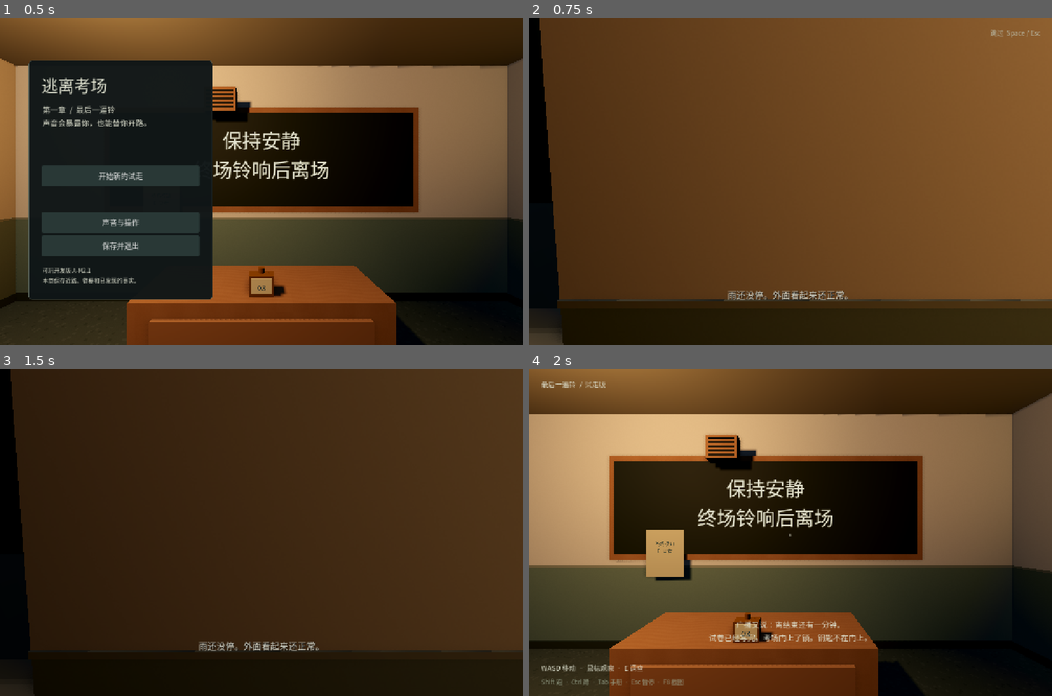
Above: before the commit, frames 1-4 (two rows, left to right).
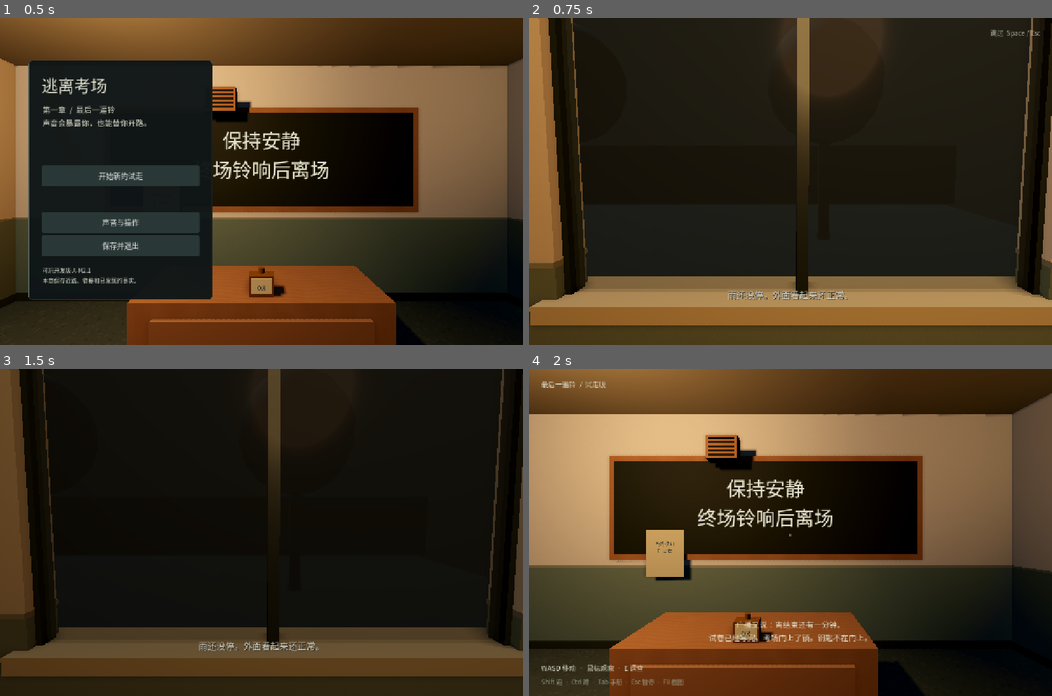
Above: after the commit, the same moments.

Repository: fangfangzhouhang/gta-style-unity-prototype
Game: Godot game, scene res://scenes/chapters/chapter_01.tscn
The game is run twice, just before and just after one commit, with the same random seed, the same clock (stepped at 60 frames per second) and the same inputs. Sound files missing from this copy of the repository are replaced by a short silence.
Inputs (mouse positions are in pixels of both pictures, inside the frame that each line leads up to):
- Up to frame 1 (0.5 s): no input
- Up to frame 2 (0.75 s): click "开始新的试走" at 0.5 s
- Up to frame 3 (1.5 s): tap Enter at 1.25 s; move the mouse to (376, 516) at 1.27 s; hold D (right) from 1.28 s (still down); hold Q (arm) from 1.28 s (still down); click (376, 516) at 1.42 s
- Up to frame 4 (2 s): keep holding D (right); keep holding Q (arm); tap Space at 1.52 s

Frame 1 is identical in both runs. In frame 2, 98% of the frame differs, in the area x 0-100%, y 0-100%; in frame 3, 91%; in frame 4, nothing differs.

Commit message:
art(prologue): ART-PROLOGUE-CAMS finalize P01–P09 camera poses
Replace placeholder SHOTS eye/look/fov with classroom-aligned finals
(per ART_PROLOGUE_CINEMATIC V2). VO/Skip/Alert/teacher AI untouched.
Box gl_compat evidence for P01/P03/P07; no visual PASS claimed.

Diff:
--- a/EscapeExamGodot/scripts/systems/prologue.gd
+++ b/EscapeExamGodot/scripts/systems/prologue.gd
@@ -5,24 +5,35 @@
 signal finished(skipped: bool)
 
 const FADE_SECONDS := 0.55
+## ART-PROLOGUE-CAMS 定稿机位（docs/ART_PROLOGUE_CINEMATIC_20261028.md + 教室几何）。
+## VO 九句勿改；仅 eye/look/fov（+时长窗内微调）。Alert 保持 hidden；P07 非跳脸。
 const SHOTS: Array[Dictionary] = [
-	{"id": "P01", "duration": 3.5, "eye": Vector3(-9.05, 1.60, -2.75), "look": Vector3(-14.0, 1.15, -2.75), "fov": 58.0,
+	# P01 ★ 西墙窗洞 z≈-5.4 内看雨幕（占位曾瞄实墙缝 z≈-2.75）
+	{"id": "P01", "duration": 3.5, "eye": Vector3(-8.75, 1.58, -5.35), "look": Vector3(-15.5, 1.05, -5.35), "fov": 58.0,
 		"vo": "雨还没停。外面看起来还正常。"},
-	{"id": "P02", "duration": 2.3, "eye": Vector3(-8.85, 1.58, -2.55), "look": Vector3(-9.55, 1.35, -2.2), "fov": 62.0,
+	# P02 同窗侧微横移 → 玻璃内课桌/灯管倒影
+	{"id": "P02", "duration": 2.3, "eye": Vector3(-8.55, 1.56, -4.95), "look": Vector3(-9.85, 1.40, -3.80), "fov": 63.0,
 		"vo": "灯还亮着。广播还没开始催。"},
-	{"id": "P03", "duration": 3.0, "eye": Vector3(-5.4, 1.55, 0.55), "look": Vector3(-4.1, 1.75, -0.7), "fov": 52.0,
+	# P03 ★ WClockLabel「考场←」廊侧可读（标签在 x≈-2.88 墙东面朝 -X）
+	{"id": "P03", "duration": 3.0, "eye": Vector3(-1.95, 1.68, -0.55), "look": Vector3(-2.88, 2.08, -0.50), "fov": 48.0,
 		"vo": "校牌偏了一点。像有人刚碰过。"},
-	{"id": "P04", "duration": 2.3, "eye": Vector3(-8.15, 1.25, -2.55), "look": Vector3(-8.5, 0.85, -3.05), "fov": 44.0,
+	# P04 ExamSheet 终场须知 (-7.8,1.35,-7.73) 近读规章笔迹
+	{"id": "P04", "duration": 2.3, "eye": Vector3(-7.55, 1.35, -6.90), "look": Vector3(-7.80, 1.35, -7.73), "fov": 44.0,
 		"vo": "规章边角多了一行手写。印刷体里不该有它。"},
-	{"id": "P05", "duration": 2.3, "eye": Vector3(-8.35, 1.45, -2.55), "look": Vector3(-8.5, 0.78, -3.0), "fov": 47.0,
+	# P05 Desk00 卷面 Paper00 (-8.5,0.768,-3) 俯角印章
+	{"id": "P05", "duration": 2.3, "eye": Vector3(-8.30, 1.38, -2.30), "look": Vector3(-8.50, 0.78, -3.05), "fov": 47.0,
 		"vo": "印章的印泥还没干。"},
-	{"id": "P06", "duration": 2.8, "eye": Vector3(-6.5, 1.62, -1.2), "look": Vector3(-6.5, 1.55, -6.5), "fov": 72.0,
+	# P06 走道中景 → 讲台；教师 frozen 剪影将入
+	{"id": "P06", "duration": 2.8, "eye": Vector3(-6.50, 1.62, -1.35), "look": Vector3(-6.50, 1.55, -6.55), "fov": 72.0,
 		"vo": "讲台那边站着人。他不坐。"},
-	{"id": "P07", "duration": 3.5, "eye": Vector3(-6.5, 1.72, -5.15), "look": Vector3(-6.5, 1.78, -6.35), "fov": 38.0,
+	# P07 ★ 略仰对眼镜/微笑（头≈y2.05）；非跳脸缓近景
+	{"id": "P07", "duration": 3.5, "eye": Vector3(-6.50, 1.78, -5.05), "look": Vector3(-6.50, 2.02, -6.34), "fov": 38.0,
 		"vo": "他在笑。笑意不到眼睛。"},
-	{"id": "P08", "duration": 3.0, "eye": Vector3(-6.15, 1.45, -5.55), "look": Vector3(-6.5, 0.95, -6.65), "fov": 52.0,
+	# P08 切至 ExamTimer (-6.5,0.84,-6.65)「未响」
+	{"id": "P08", "duration": 3.0, "eye": Vector3(-6.05, 1.40, -5.45), "look": Vector3(-6.50, 0.95, -6.65), "fov": 52.0,
 		"vo": "铃还没响。时间已经不对了。"},
-	{"id": "P09", "duration": 2.0, "eye": Vector3(-5.15, 1.55, -0.55), "look": Vector3(-3.7, 1.35, 1.0), "fov": 70.0,
+	# P09 低柜后→考场门玻璃观察窗；FOV 近玩法默认
+	{"id": "P09", "duration": 2.0, "eye": Vector3(-4.25, 1.55, -0.55), "look": Vector3(-3.05, 1.42, 1.10), "fov": 74.0,
 		"vo": "先别动。看清楚再说。"},
 ]
 
--- /dev/null
+++ b/EscapeExamGodot/tools/capture_art_prologue_cams.gd
@@ -0,0 +1,92 @@
+extends SceneTree
+## Prologue P01/P03/P07 camera evidence (gl_compat). Keep transforms synced with prologue.gd SHOTS.
+## Does not claim visual PASS — box/llvmpipe evidence only.
+
+const OUT_DIR := "res://evidence/art-prologue/"
+const OUT_REVIEW := "res://evidence/screenshots/art-review/"
+const RES := Vector2i(1280, 800)
+
+# Mirrors scripts/systems/prologue.gd SHOTS (ART-PROLOGUE-CAMS). VO unused here.
+const SHOTS := {
+	"P01": {"eye": Vector3(-8.75, 1.58, -5.35), "look": Vector3(-15.5, 1.05, -5.35), "fov": 58.0, "file": "p01-rain-window.png"},
+	"P03": {"eye": Vector3(-1.95, 1.68, -0.55), "look": Vector3(-2.88, 2.08, -0.50), "fov": 48.0, "file": "p03-plaque-clue.png"},
+	"P07": {"eye": Vector3(-6.50, 1.78, -5.05), "look": Vector3(-6.50, 2.02, -6.34), "fov": 38.0, "file": "p07-teacher-smile.png"},
+}
+
+func _initialize() -> void:
+	call_deferred("go")
+
+func go() -> void:
+	root.size = RES
+	DisplayServer.window_set_size(RES)
+	var game = root.get_node("Game")
+	game.skip_prologue_once = true
+	var level = load("res://scenes/chapters/chapter_01.tscn").instantiate()
+	root.add_child(level)
+	game.start_new()
+	await create_timer(1.0).timeout
+	game.player.input_locked = true
+	game.ui.toast_time = 0.0
+	if is_instance_valid(game.ui):
+		game.ui.visible = false
+	if game.teacher.has_node("AlertIcon"):
+		game.teacher.get_node("AlertIcon").visible = false
+	if game.teacher.has_node("SuspicionBar"):
+		game.teacher.get_node("SuspicionBar").visible = false
+
+	# Same frozen visual pose as prologue.gd _pose_teacher_for_shots(true)
+	game.teacher.visible = true
+	game.teacher.frozen = true
+	game.teacher.collision_layer = 0
+	game.teacher.collision_mask = 0
+	game.teacher.velocity = Vector3.ZERO
+	game.teacher.global_position = Vector3(-6.5, 0.04, -6.45)
+	game.teacher.rotation = Vector3(0, PI, 0)
+	game.teacher.state = "patrol"
+	game.teacher.suspicion = 0.0
+	if game.teacher.has_method("_update_alert_ui"):
+		game.teacher._update_alert_ui()
+
+	var cam := Camera3D.new()
+	cam.name = "ArtPrologueCaptureCam"
+	level.add_child(cam)
+	if is_instance_valid(game.player) and is_instance_valid(game.player.camera):
+		game.player.camera.current = false
+	cam.current = true
+
+	DirAccess.make_dir_recursive_absolute(ProjectSettings.globalize_path(OUT_DIR))
+	DirAccess.make_dir_recursive_absolute(ProjectSettings.globalize_path(OUT_REVIEW))
+
+	var alert_hidden := true
+	if game.teacher.has_node("AlertIcon"):
+		alert_hidden = alert_hidden and (not game.teacher.get_node("AlertIcon").visible)
+	if game.teacher.has_node("SuspicionBar"):
+		alert_hidden = alert_hidden and (not game.teacher.get_node("SuspicionBar").visible)
+
+	for id in ["P01", "P03", "P07"]:
+		var shot: Dictionary = SHOTS[id]
+		cam.fov = float(shot.fov)
+		cam.global_position = shot.eye as Vector3
+		cam.look_at(shot.look as Vector3, Vector3.UP)
+		await create_timer(0.55).timeout
+		await RenderingServer.frame_post_draw
+		RenderingServer.force_draw()
+		await RenderingServer.frame_post_draw
+		var img: Image = root.get_texture().get_image()
+		var fname: String = str(shot.file)
+		var path_a := OUT_DIR + fname
+		var path_b := OUT_REVIEW + "art-prologue-" + fname
+		img.save_png(path_a)
+		img.save_png(path_b)
+		print("ART_PROLOGUE_CAM ", id,
+			" method=", RenderingServer.get_current_rendering_method(),
+			" size=", img.get_width(), "x", img.get_height(),
+			" probe=", img.get_pixel(640, 400),
+			" eye=", cam.global_position,
+			" fov=", cam.fov,
+			" alert_hidden=", alert_hidden,
+			" -> ", path_a)
+
+	print("ART_PROLOGUE_CAMS_OK alert_hidden=", alert_hidden,
+		" method=", RenderingServer.get_current_rendering_method())
+	quit(0)
Binary file added: EscapeExamGodot/evidence/art-prologue/p01-rain-window.png
Binary file added: EscapeExamGodot/evidence/art-prologue/p03-plaque-clue.png
Binary file added: EscapeExamGodot/evidence/art-prologue/p07-teacher-smile.png
Binary file added: EscapeExamGodot/evidence/screenshots/art-review/art-prologue-p01-rain-window.png
Binary file added: EscapeExamGodot/evidence/screenshots/art-review/art-prologue-p03-plaque-clue.png
Binary file added: EscapeExamGodot/evidence/screenshots/art-review/art-prologue-p07-teacher-smile.png
Not shown, added: EscapeExamGodot/docs/ART_PROLOGUE_CAMS_20261028.md
